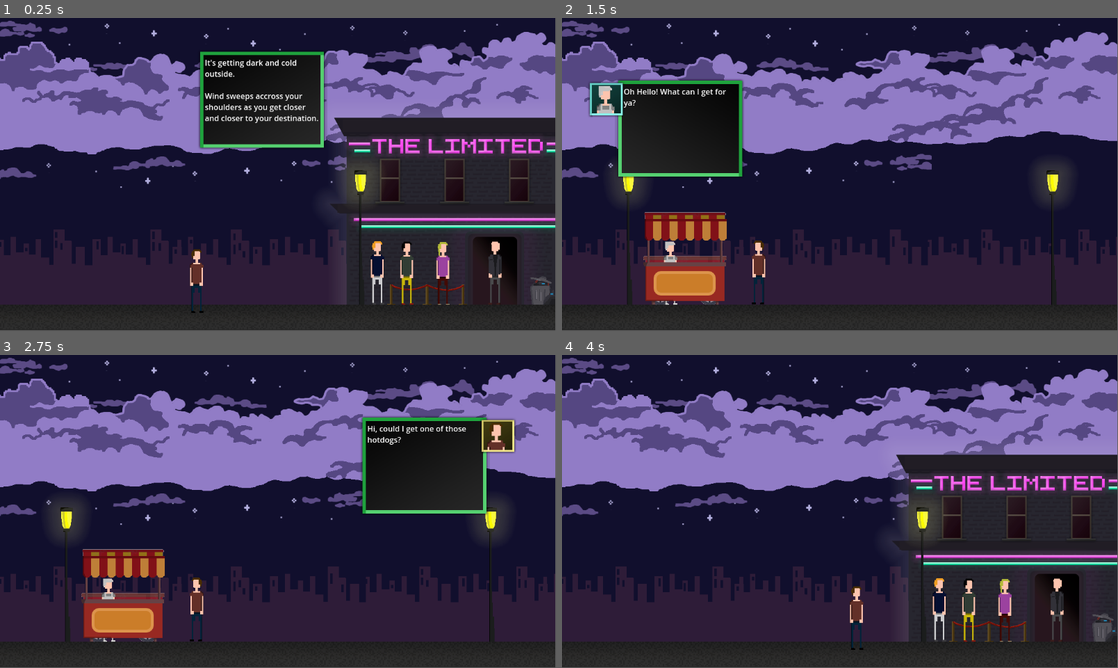
Above: before the commit, frames 1-4 (two rows, left to right).
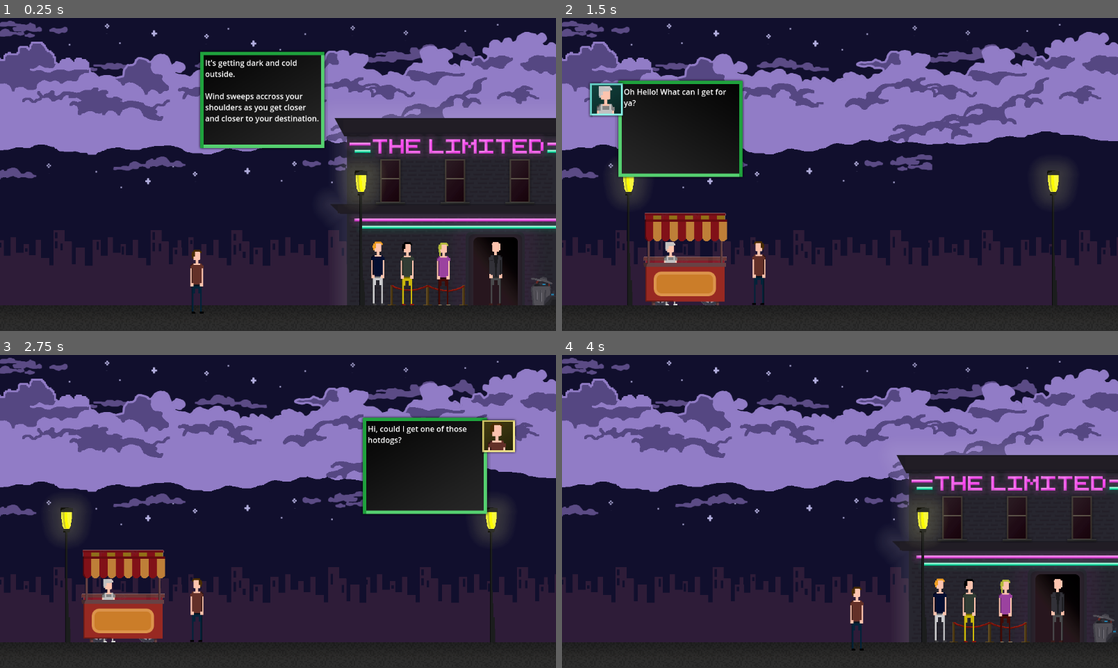
Above: after the commit, the same moments.

Repository: LudumSJB/The-Limited
Game: Godot game, scene res://scenes/root.tscn
Two runs of this game, one before a commit and one after it. Both use one fixed random seed, a clock stepped at 60 frames per second and the inputs below.
Inputs:
- Up to frame 1 (0.25 s): no input
- Up to frame 2 (1.5 s): tap Enter (ui_accept) at 0.5, 0.77, 1.25 s; hold D (right) from 0.53 s (still down); tap Space (action_button) at 0.6 s; tap N (next_level) at 1.35 s
- Up to frame 3 (2.75 s): tap Enter (ui_accept) at 1.52, 2 s; release D (right) at 2.03 s; hold A (left) from 2.03 s (still down); tap Space (action_button) at 2.1 s
- Up to frame 4 (4 s): tap Enter (ui_accept) at 2.75, 3.02, 3.5, 3.77 s; release A (left) at 2.78 s; hold D (right) from 2.78 s (still down); tap N (next_level) at 2.85 s; tap Space (action_button) at 3.6 s
In our replay, the window is 799x449 before the commit and 800x450 after it. These sizes can differ from the game's own. Grey fills any space a smaller window leaves; there, only what the larger window draws over its background counts as a difference.

The runs differ from the first frame. In frame 1, 4.0% of the frame differs, in the area x 0-100%, y 0-95%; in frame 2, 2.3%; in frame 3, 2.5%; in frame 4, 3.1%.

Commit message:
main menu implemented

Diff:
--- a/project.godot
+++ b/project.godot
@@ -14,6 +14,10 @@
 run/main_scene="res://scenes/root.tscn"
 config/features=PackedStringArray("4.1", "GL Compatibility")
 config/icon="res://assets/images/icon.svg"
+
+[display]
+
+window/stretch/mode="viewport"
 
 [dotnet]
 
--- a/scenes/MainMenu.tscn
+++ b/scenes/MainMenu.tscn
@@ -1,3 +1,60 @@
-[gd_scene format=3 uid="uid://byl3ag5ttswiv"]
+[gd_scene load_steps=4 format=3 uid="uid://byl3ag5ttswiv"]
 
-[node name="MainMenu" type="Node2D"]
+[ext_resource type="Script" path="res://scripts/MainMenu.gd" id="1_bck45"]
+[ext_resource type="Texture2D" uid="uid://belh2j4spbyqj" path="res://assets/images/background_welcome.png" id="1_ch85g"]
+[ext_resource type="FontFile" uid="uid://c0apde5o5da0g" path="res://assets/fonts/PublicPixel.ttf" id="2_5belk"]
+
+[node name="CanvasLayer" type="CanvasLayer"]
+script = ExtResource("1_bck45")
+
+[node name="Control" type="Control" parent="."]
+layout_mode = 3
+anchors_preset = 15
+anchor_right = 1.0
+anchor_bottom = 1.0
+grow_horizontal = 2
+grow_vertical = 2
+size_flags_horizontal = 3
+
+[node name="Background" type="Sprite2D" parent="Control"]
+position = Vector2(576, 324)
+texture = ExtResource("1_ch85g")
+
+[node name="PlayButton" type="Button" parent="Control"]
+layout_mode = 1
+anchors_preset = 8
+anchor_left = 0.5
+anchor_top = 0.5
+anchor_right = 0.5
+anchor_bottom = 0.5
+offset_left = -54.0
+offset_top = -3.0
+offset_right = 54.0
+offset_bottom = 30.0
+grow_horizontal = 2
+grow_vertical = 2
+theme_override_colors/font_color = Color(1, 1, 1, 1)
+theme_override_fonts/font = ExtResource("2_5belk")
+theme_override_font_sizes/font_size = 25
+text = "Play"
+
+[node name="QuitButton" type="Button" parent="Control"]
+layout_mode = 1
+anchors_preset = 8
+anchor_left = 0.5
+anchor_top = 0.5
+anchor_right = 0.5
+anchor_bottom = 0.5
+offset_left = -54.0
+offset_top = 61.0
+offset_right = 54.0
+offset_bottom = 94.0
+grow_horizontal = 2
+grow_vertical = 2
+theme_override_colors/font_color = Color(1, 1, 1, 1)
+theme_override_fonts/font = ExtResource("2_5belk")
+theme_override_font_sizes/font_size = 25
+text = "Quit"
+
+[connection signal="pressed" from="Control/PlayButton" to="." method="play_button_pressed"]
+[connection signal="pressed" from="Control/QuitButton" to="." method="quit_button_pressed"]
--- /dev/null
+++ b/scripts/MainMenu.gd
@@ -0,0 +1,27 @@
+extends CanvasLayer
+
+
+func _ready():
+	pass
+
+
+func _process(delta):
+	pass
+
+
+func player_focus_entered():
+	pass # Replace with function body.
+
+
+func player_focus_exited():
+	pass # Replace with function body.
+
+
+func play_button_pressed():
+	get_tree().change_scene_to_file("res://scenes/level1.tscn")
+	pass # Replace with function body.
+
+
+func quit_button_pressed():
+	get_tree().quit()
+	pass # Replace with function body.
Binary file added: assets/fonts/PublicPixel.ttf
Not shown, added: assets/fonts/PublicPixel.ttf.import
Not shown: 1 places in scenes/level2.tscn that only renumber resources
